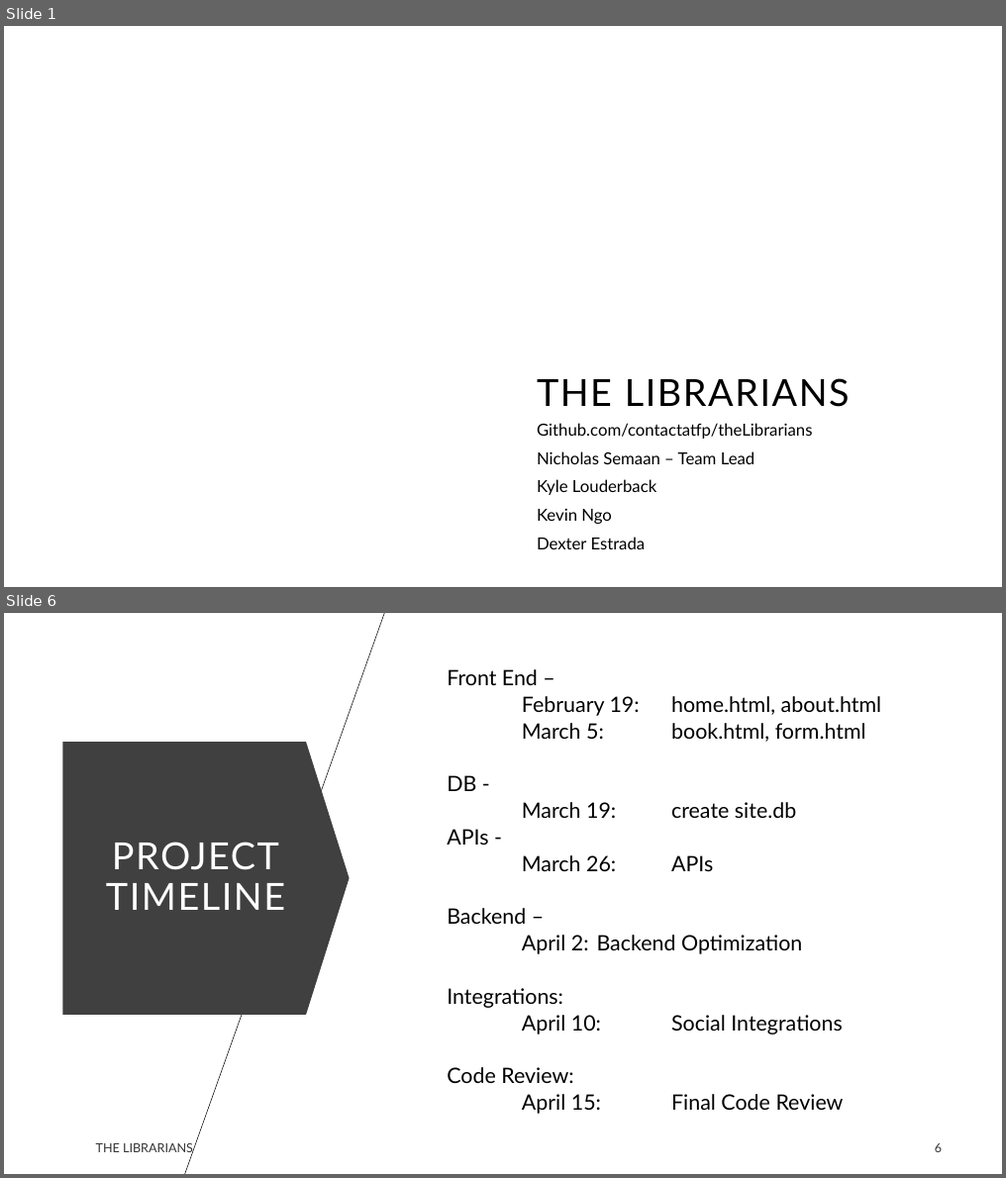
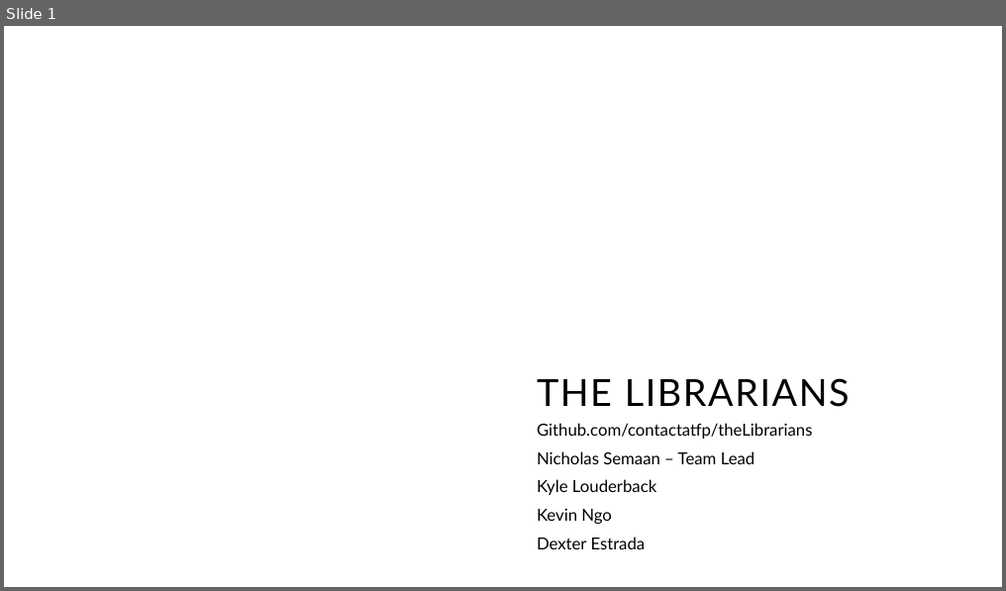
Before and after one commit to contactatfp/theLibrarians, a slide deck: weekly_team_presentation/week2.pptx. Shown one above the other, each under a label of ours: slides 1 and 6 before the commit, slide 1 after it; the slides between them are not shown. The pictures are 1006x1178 and 1006x591 pixels, drawn with LibreOffice and Linux fonts; fonts in the diff are those of the drawing; background and template pictures are left out. Boxes give left, top, right and bottom in pixels: in the first picture for what was removed or moved away, otherwise in the second. Text is boxed around its words. In the diff, an @@ line names an element or a change of style, - is before the commit and + after.

```diff
--- a/weekly_team_presentation/week2.pptx
+++ b/weekly_team_presentation/week2.pptx
@@ slide 6 removed at bbox=[4, 613, 1002, 1174], background #FFFFFF @@
@@ line removed from (185, 1174) to (384, 613) @@
@@ text removed at bbox=[447, 669, 882, 1114] @@
-Front End –
-February 19: home.html, about.html
-March 5: book.html, form.html
-DB -
-March 19: create site.db
-APIs -
-March 26: APIs
-Backend –
-April 2: Backend Optimization
-Integrations:
-April 10: Social Integrations
-Code Review:
-April 15: Final Code Review
@@ down arrow removed at bbox=[63, 742, 350, 1015] @@
@@ title removed at bbox=[106, 842, 285, 910] @@
-PROJECT TIMELINE
@@ text removed at bbox=[96, 1144, 193, 1156] @@
-THE LIBRARIANS
@@ page number removed at bbox=[935, 1144, 942, 1153] @@
-6
```
Also in this commit, not shown: 1 slide changed, 3 slides added, 3 other slides removed, 2 other files.
